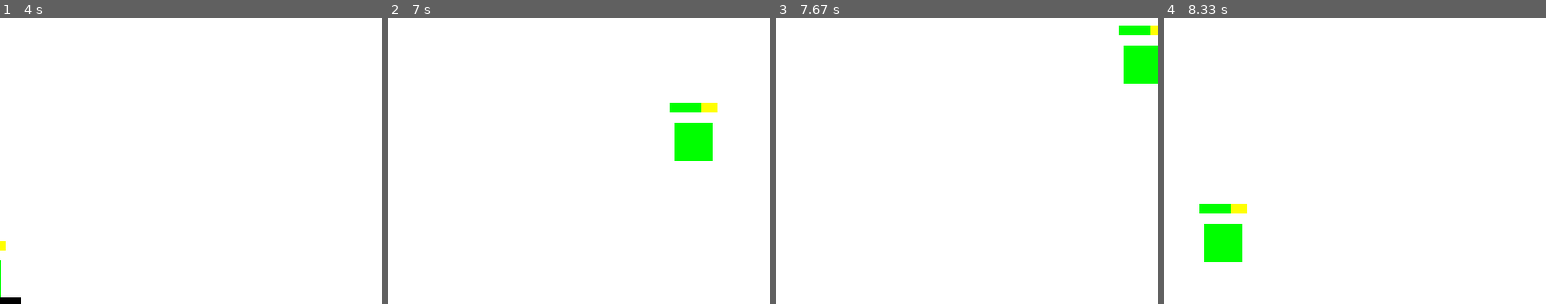
Above: before the commit, frames 1-4 (left to right).
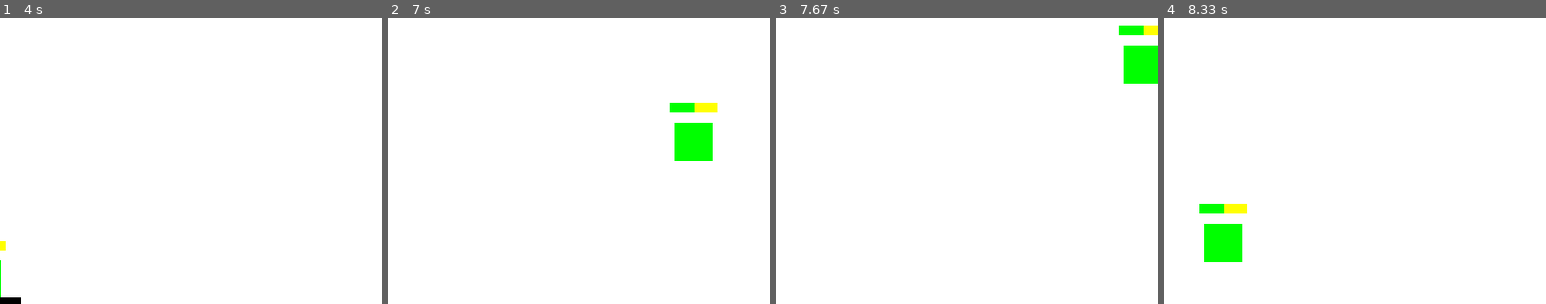
Above: after the commit, the same moments.

Repository: salfk23/2drpg_pygame
Game: pygame game, started from main.py
Same seed, same stepped clock (60 frames per second), same inputs: the game is played once before the commit and once after it.
Inputs:
- Up to frame 1 (4 s): hold D 0.33-0.8 s; hold W 0.83-1.13 s; tap J at 0.9, 1.23, 1.53, 1.73, 2.03, 2.3, 2.63, 2.93, 3.07, 3.47, 3.77 s; tap I at 0.98, 2.38, 3.55 s; hold D 1.17-1.63 s; hold W 1.67-2.2 s; hold S 2.23-2.53 s; hold A 2.57-2.97 s; hold W 3-3.37 s; hold D from 3.4 s (still down)
- Up to frame 2 (7 s): release D at 4.03 s; hold S 4.07-4.43 s; tap J at 4.13, 4.53, 4.83, 5.03, 5.33, 5.53, 5.87, 6.17, 6.37, 6.67, 6.93 s; hold A 4.47-4.93 s; hold D 4.97-5.43 s; tap I at 5.12, 6.45 s; hold W 5.47-5.77 s; hold D 5.8-6.27 s; hold A 6.3-6.83 s; hold S from 6.87 s (still down)
- Up to frame 3 (7.67 s): release S at 7.17 s; hold A 7.2-7.6 s; tap J at 7.27, 7.57 s; hold W from 7.63 s (still down)
- Up to frame 4 (8.33 s): tap J at 7.7, 8.1 s; tap I at 7.78 s; release W at 8 s; hold D from 8.03 s (still down)
The pictures show only the part of the screen within x 24-74%, y 2-52%; the shares and areas given below are measured in that part.

Frame 1 is identical in both runs. In frame 2, less than 0.1% of the frame differs, in the area x 80-82%, y 29-33%; in frame 3, less than 0.1%; in frame 4, less than 0.1%.

Commit message:
Added death event for Enemy entity

Diff:
--- a/game_engine/entities/characters.py
+++ b/game_engine/entities/characters.py
@@ -4,6 +4,7 @@
 from game_engine.entities.dynamic import AffectedByGravity, ControllableEntity
 
 from game_engine.entities.entity import NORMAL_SIZE_ENTITY, Entity
+from game_engine.entities.particles import ExplosionParticle
 from game_engine.entities.state import Hurtable, Solid
 from game_engine.helpers import Colors, Size2D
 
@@ -74,3 +75,7 @@
       super().on_health_change()
       self.health_bar.max_health = self.max_health
       self.health_bar.health = self.health
+  def die(self):
+        center = self.rect.center
+        ExplosionParticle.create_particles(pygame.Vector2(center), 100, Colors.RED, (2, 10), (0.1, 3))
+        self.remove = True
--- a/main.py
+++ b/main.py
@@ -3,6 +3,7 @@
 from game_engine.entities.characters import Character, Enemy
 from game_engine.entities.dynamic import AffectedByGravity, ControllableEntity, MovableEntity
 from game_engine.entities.entity import ColoredEntity, Entity
+from game_engine.entities.particles import ExplosionParticle
 from game_engine.entities.state import Solid
 from game_engine.helpers import Colors, Direction, Size2D
 import game_engine.helpers as helpers
@@ -17,12 +18,18 @@
                 pygame.K_d: self.move_right,
                 pygame.K_a: self.move_left,
                 pygame.K_w: self.move_jump,
+                pygame.K_s: self.hurt,
             },
             pygame.KEYUP:  {
                 pygame.K_d: self.stop_right,
                 pygame.K_a: self.stop_left,
             }
         }
+
+
+
+    def hurt(self):
+        self.health -= 10
 
 
     def on_color_change(self):
